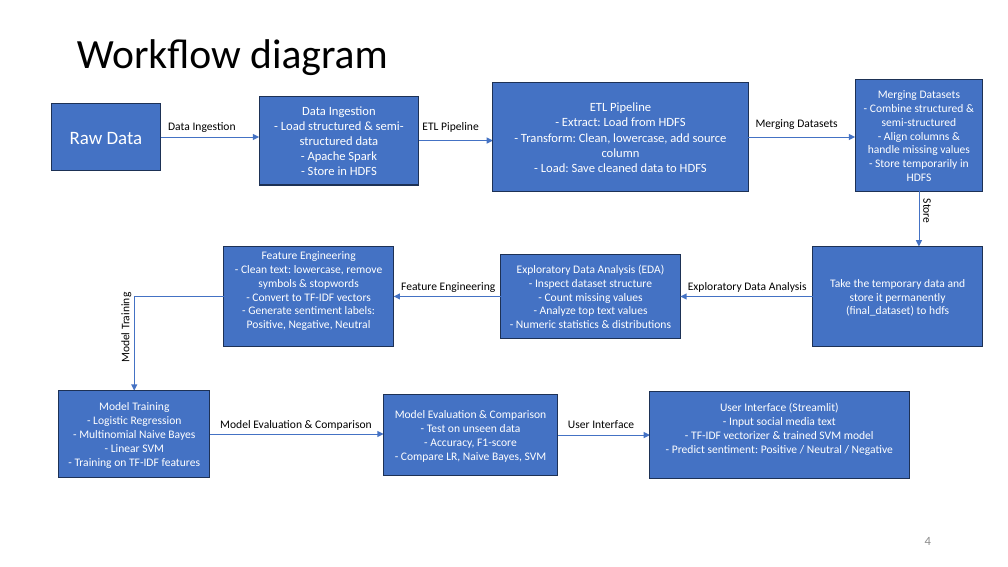
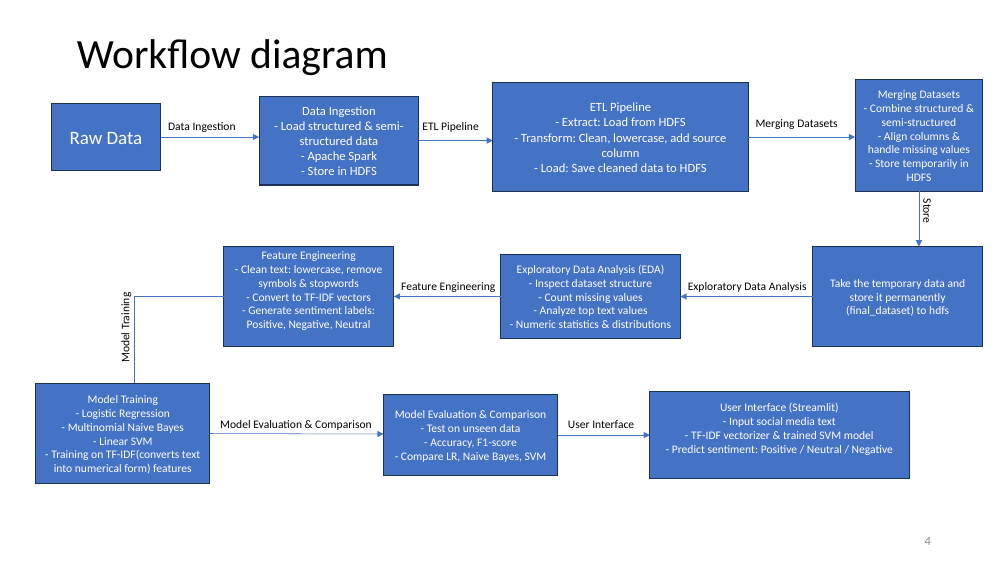
Before and after one commit to sol1927/ml, a slide deck: slide 5 of SOCIAL MEDIA SENTIMENT.pptx. Drawn at 1008x567 pixels with LibreOffice and Linux fonts; fonts in the diff are those of the drawing. Boxes give left, top, right and bottom in pixels: in the first picture for what was removed or moved away, otherwise in the second. Text is boxed around its words. In the diff, an @@ line names an element or a change of style, - is before the commit and + after.

```diff
--- a/SOCIAL MEDIA SENTIMENT.pptx
+++ b/SOCIAL MEDIA SENTIMENT.pptx
@@ rectangle "Model Training": place and size @@
-rectangle "Model Training" at <box>59,391,210,478</box>
+rectangle "Model Training" at <box>36,383,210,484</box>
@@ text in rectangle at <box>51,450,200,473</box>: text changed @@
-- Training on TF-IDF features
+- Training on TF-IDF(converts text into numerical form) features
```
Also in this commit, not shown: 8 other slides changed, 2 other files.
